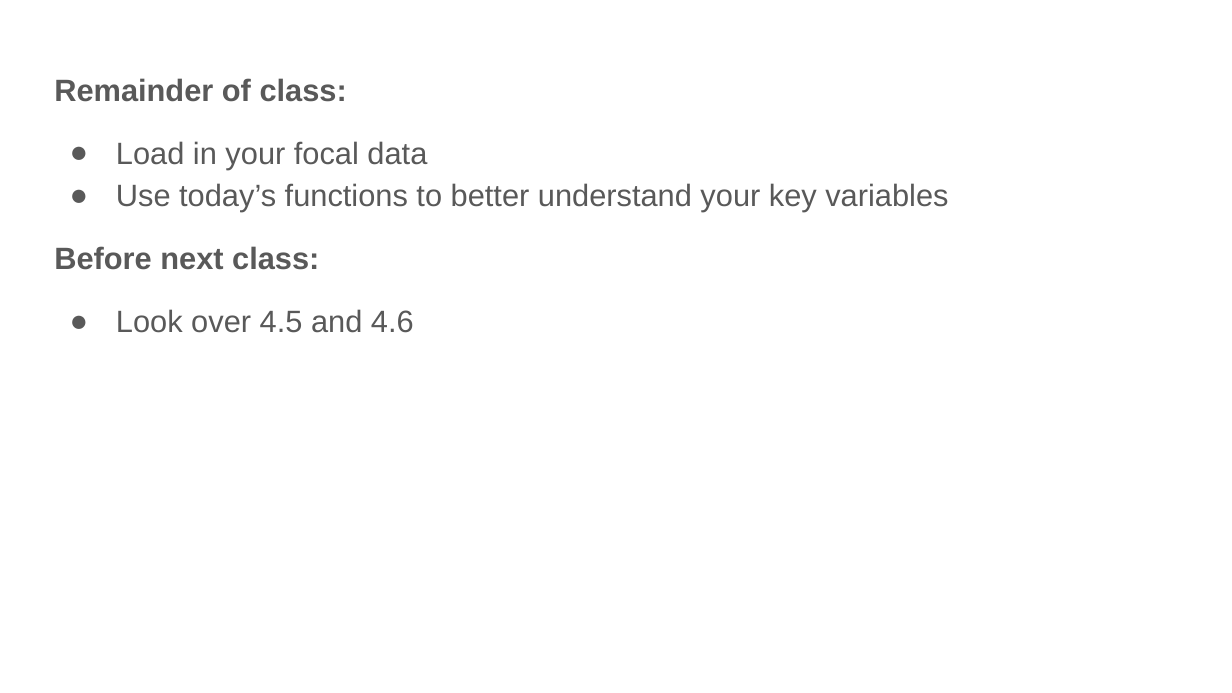
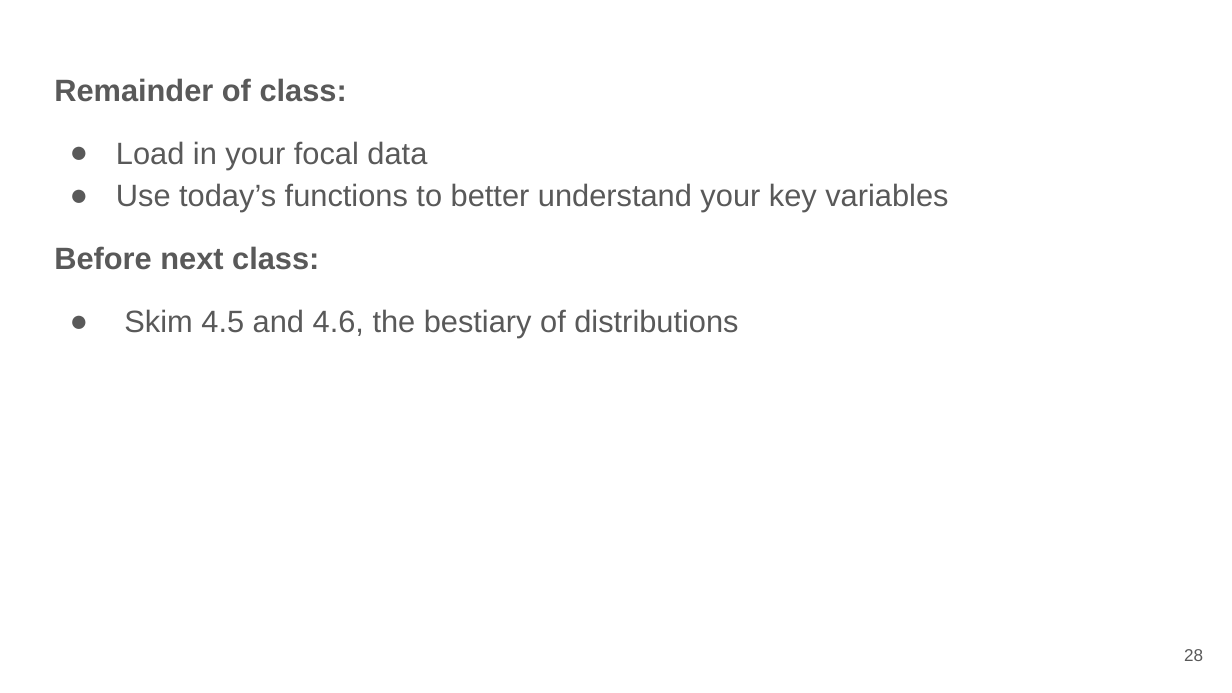
Before and after one commit to bmaitner/biometry_course, a slide deck: slide 28 of lectures/Lecture_11_probability.pptx (slide 23 before the commit). Drawn at 1232x693 pixels with LibreOffice and Linux fonts; fonts in the diff are those of the drawing. Boxes give left, top, right and bottom in pixels: in the first picture for what was removed or moved away, otherwise in the second. Text is boxed around its words. In the diff, an @@ line names an element or a change of style, - is before the commit and + after.

```diff
--- a/lectures/Lecture_11_probability.pptx
+++ b/lectures/Lecture_11_probability.pptx
@@ text at bbox=[124, 309, 738, 338]: text changed @@
-● Look over 4.5 and 4.6
+● Skim 4.5 and 4.6, the bestiary of distributions
@@ page number added at bbox=[1184, 649, 1203, 661], 10 pt, text #595959 @@
+28
```
Also in this commit, not shown: 21 other slides changed, 6 slides added, 1 slide removed, 1 other file.
